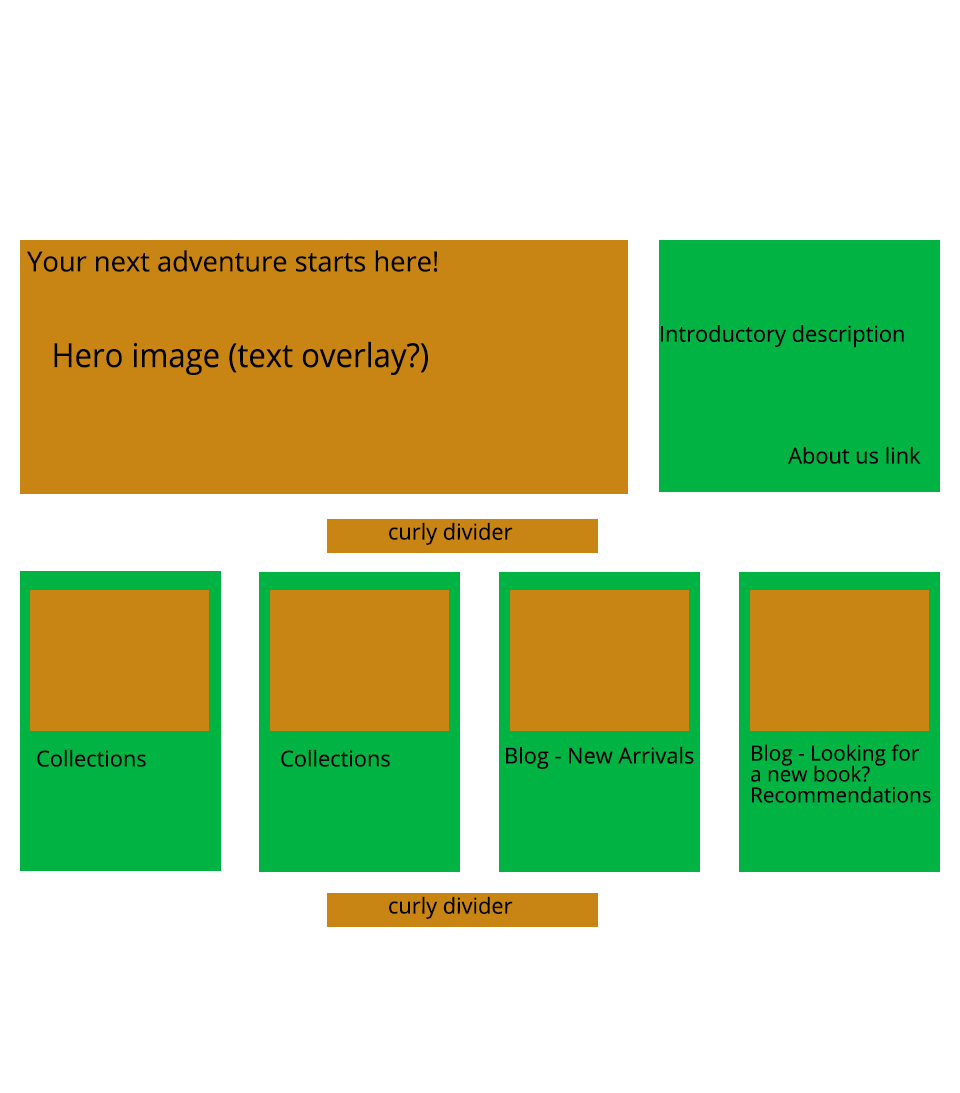
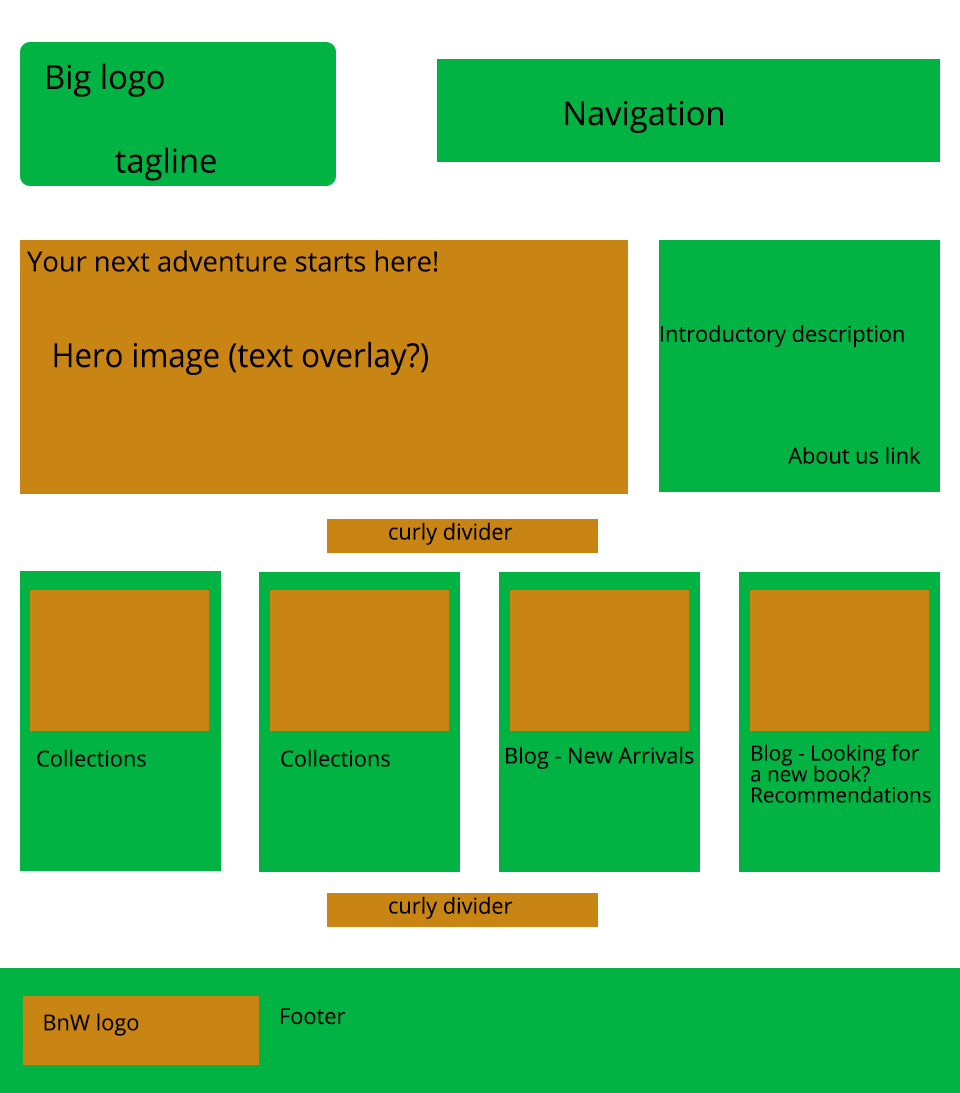
Layered file, before and after one edit (960 × 1093). Changes by layer:
showed group "header" (9 layers) over [0, 42, 960, 1093]
